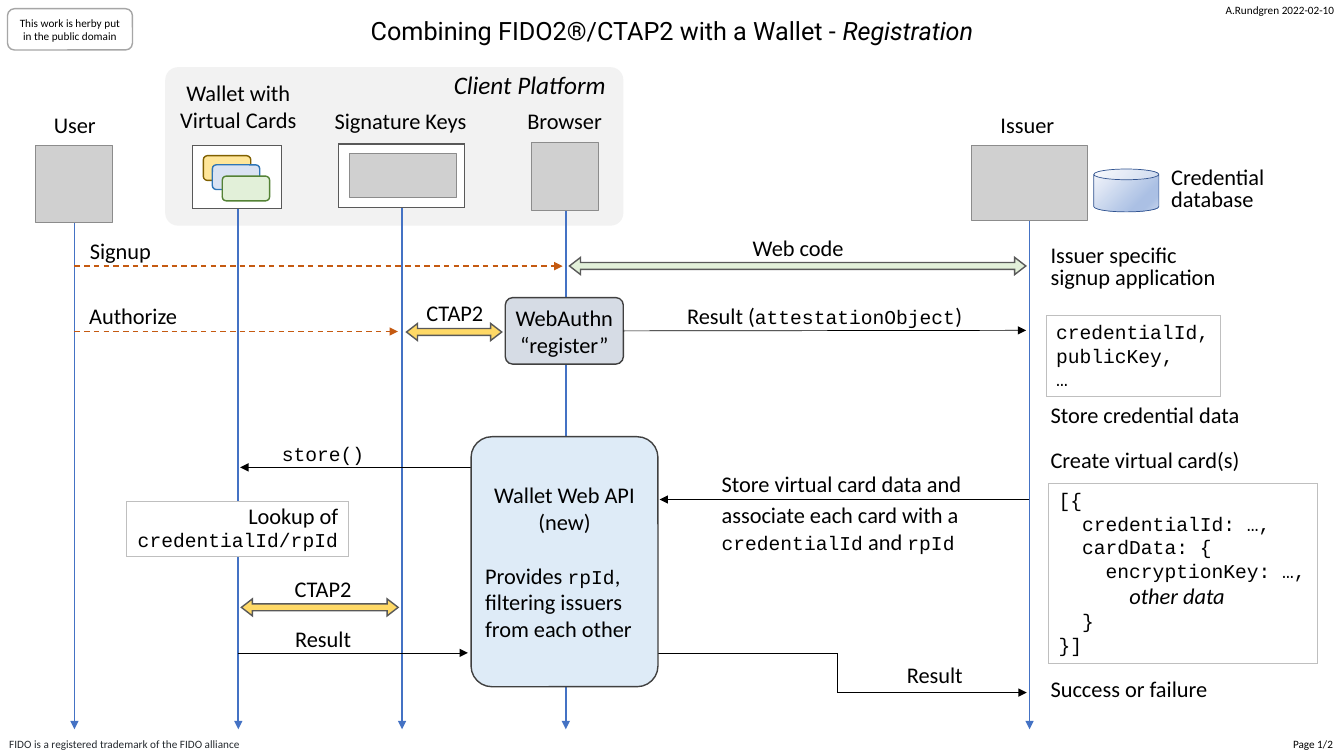
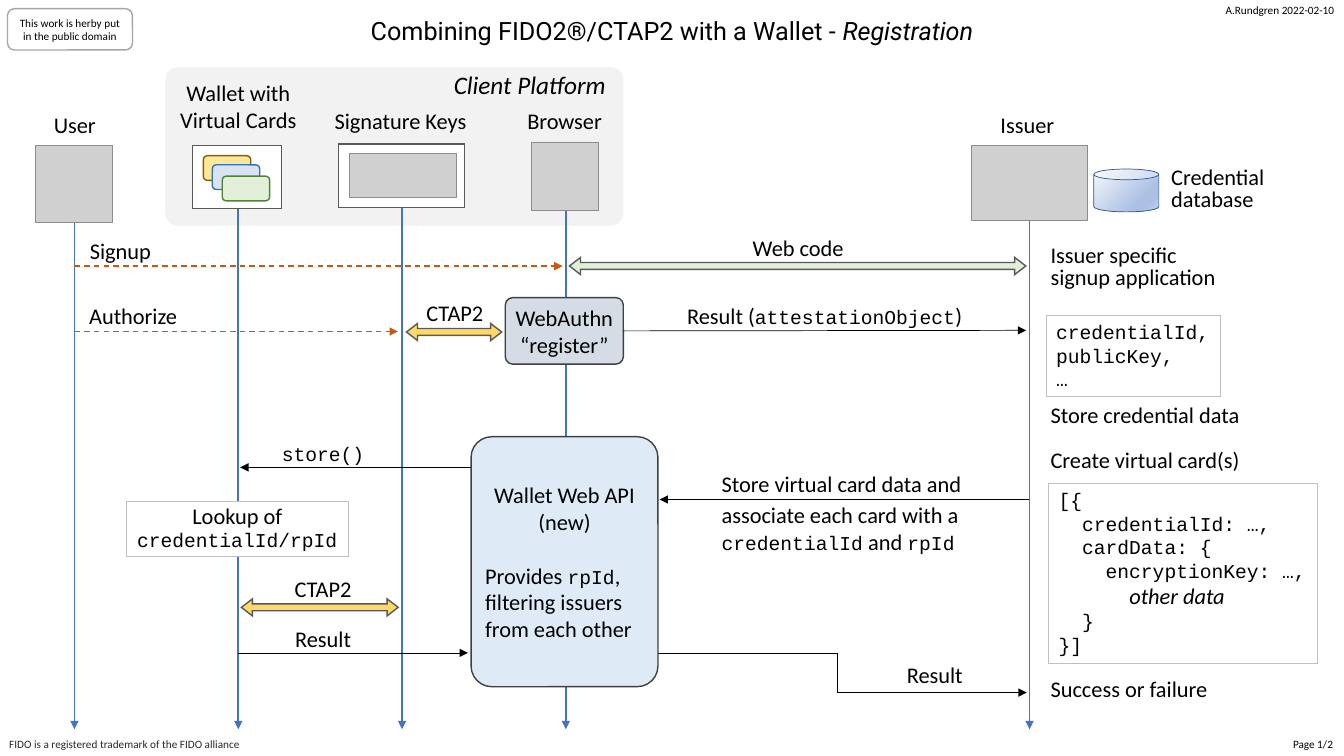
Before and after one commit to fido-web-pay/specification, a slide deck: slide 1 of fido-wallet-a.rundgren.pptx. Drawn at 1344x756 pixels with LibreOffice and Linux fonts; fonts in the diff are those of the drawing; grey boxes stand for pictures. Boxes give left, top, right and bottom in pixels: in the first picture for what was removed or moved away, otherwise in the second. Text is boxed around its words. In the diff, an @@ line names an element or a change of style, - is before the commit and + after.

```diff
--- a/fido-wallet-a.rundgren.pptx
+++ b/fido-wallet-a.rundgren.pptx
@@ rectangle "Lookup of credentialId/rpId" at bbox=[127, 501, 349, 557]: alignment right to centre @@
```
Also in this commit, not shown: 1 other file.
